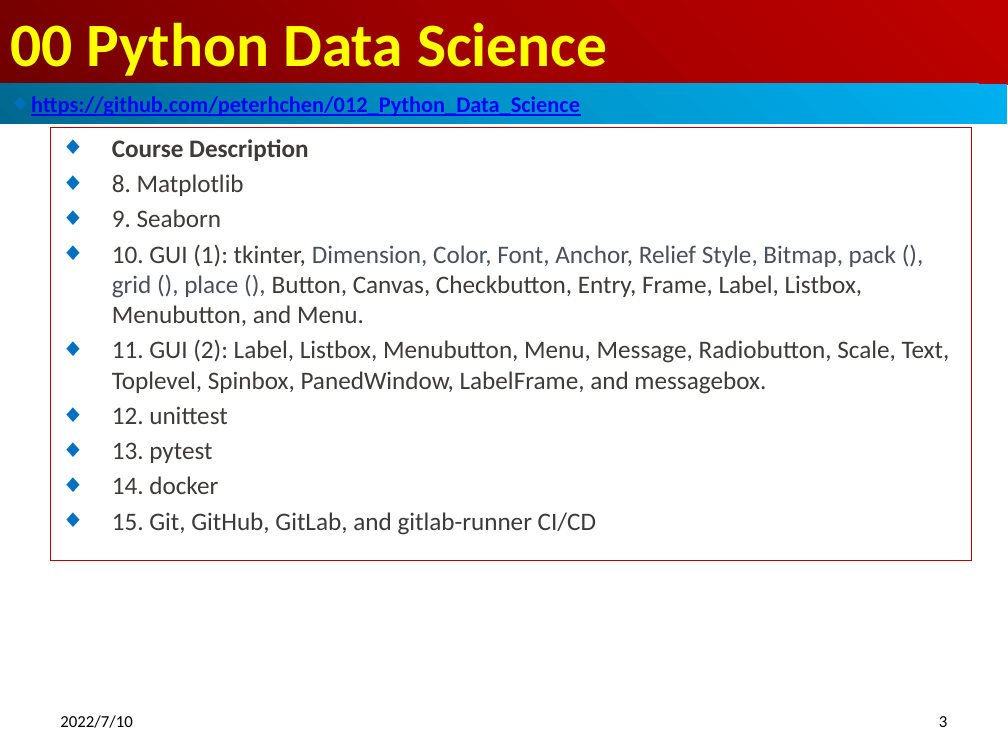
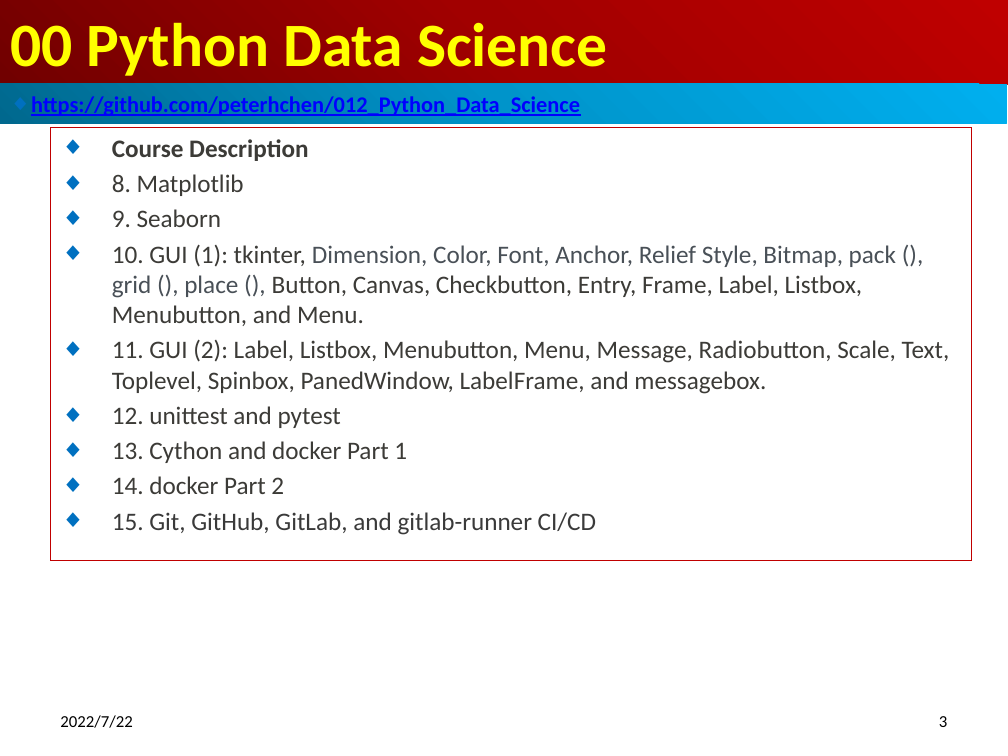
Before and after one commit to peterhchen/012_Python_Data_Science, a slide deck: slide 3 of 00_Python_DataScience_Syllabus.pptx. Drawn at 1008x756 pixels with LibreOffice and Linux fonts; fonts in the diff are those of the drawing. Boxes give left, top, right and bottom in pixels: in the first picture for what was removed or moved away, otherwise in the second. Text is boxed around its words. In the diff, an @@ line names an element or a change of style, - is before the commit and + after.

```diff
--- a/00_Python_DataScience_Syllabus.pptx
+++ b/00_Python_DataScience_Syllabus.pptx
@@ subtitle at [112, 406, 407, 494]: text changed @@
-◆ 12. unittest
-◆ 13. pytest
-◆ 14. docker
+◆ 12. unittest and pytest
+◆ 13. Cython and docker Part 1
+◆ 14. docker Part 2
@@ text at [60, 715, 132, 728]: text changed @@
-2022/7/10
+2022/7/22
```
Also in this commit, not shown: 5 other slides changed.
